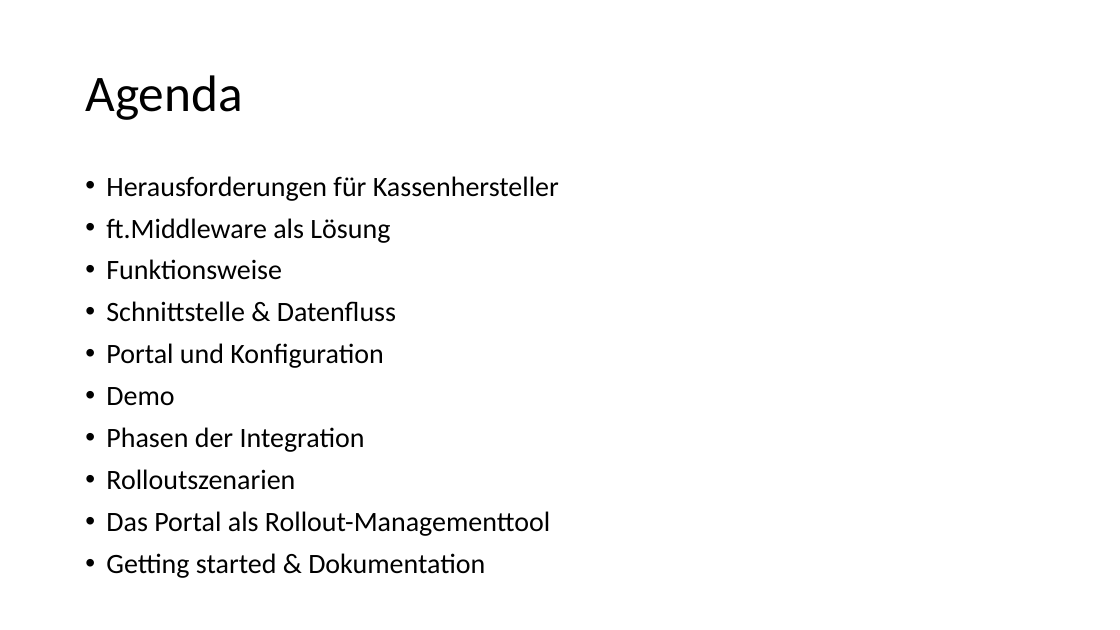
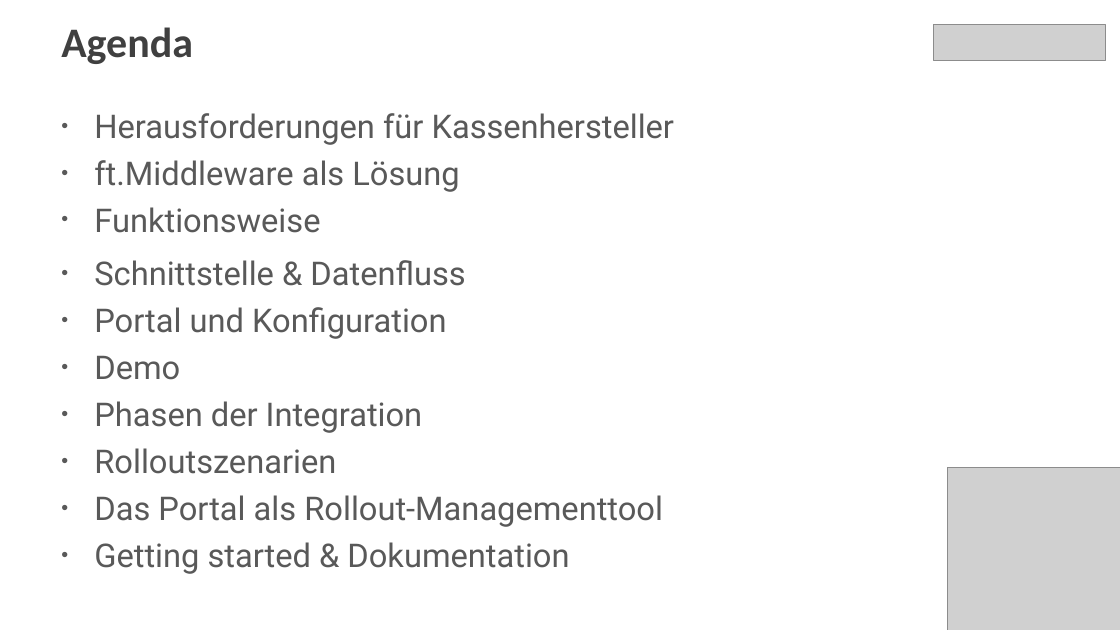
Before and after one commit to fiskaltrust/productdescription-de-doc, a slide deck: slide 2 of for-poscreators/presentation/media/lead-presentation-creator-de.pptx. Drawn at 1120x630 pixels with LibreOffice and Linux fonts; fonts in the diff are those of the drawing; grey boxes stand for pictures. Boxes give left, top, right and bottom in pixels: in the first picture for what was removed or moved away, otherwise in the second. Text is boxed around its words. In the diff, an @@ line names an element or a change of style, - is before the commit and + after.

```diff
--- a/for-poscreators/presentation/media/lead-presentation-creator-de.pptx
+++ b/for-poscreators/presentation/media/lead-presentation-creator-de.pptx
@@ title "Agenda": place and size @@
-title "Agenda" at [85, 75, 242, 120]
+title "Agenda" at [61, 27, 193, 64]
@@ title "Agenda" at [61, 27, 193, 64]: size 44 to 36 pt, text colour #000000 to #404040, bold on; vertical alignment middle to top @@
@@ picture added at [933, 24, 1105, 61] @@
@@ text "Herausforderungen für Kassenhersteller": place and size @@
-text "Herausforderungen für Kassenhersteller" at [106, 176, 559, 578]
+text "Herausforderungen für Kassenhersteller" at [94, 113, 674, 574]
@@ text "Herausforderungen für Kassenhersteller" at [94, 113, 674, 574]: size 24 to 28 pt, font Calibri to Roboto, text colour #000000 to #595959; indent changed; line spacing 0.9 to 1; more space between paragraphs @@
@@ picture added at [948, 468, 1120, 630] @@
```
Also in this commit, not shown: 26 other slides changed, 3 slides added, 3 slides removed.
